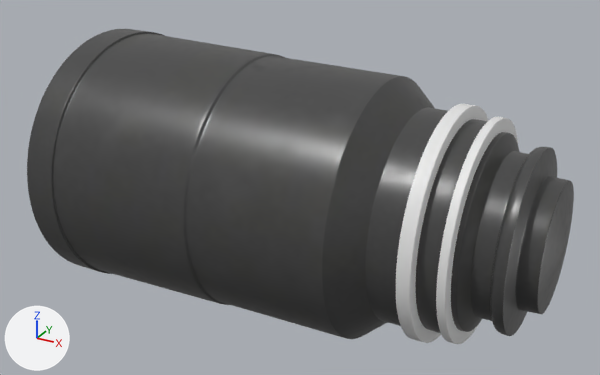
The FBX model Blender/Exports/lens_50mm.fbx, before and after one commit.
Rendered twice from a camera (50 mm lens) standing at (-0.966, -1.608, 0.554) and looking at (-1.846, -0.008, -0.246). The lights are fixed; the arrows at lower left show +X, +Y and +Z. Where no turn or scale is listed for an object, it has been applied to the vertices.

In view in the first picture: 'Lens', 'Wheel_1', 'Wheel_2'.
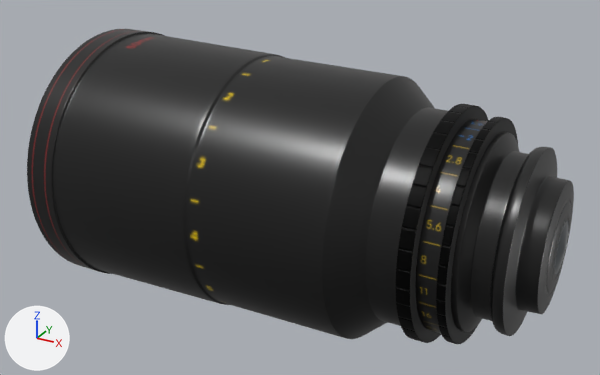
The newer file is also turned or shifted as a whole; pictures and numbers use the older file's frame.

Location of each change, (x1, y1, x2, y2) in pixels of the pictures (600 x 375 px):
```json
{"object": "Lens", "change": "surface changed", "before": [27, 29, 572, 338], "after": [27, 29, 572, 338], "on screen": "grey to black"}
{"object": "Wheel_1", "change": "surface changed", "before": [396, 104, 489, 343], "after": [396, 104, 489, 343], "on screen": "white to black"}
{"object": "Wheel_2", "change": "surface changed", "before": [436, 117, 518, 344], "after": [436, 117, 518, 344], "on screen": "white to black"}
```

Scene script edits in JSON lines:
```json
{"op": "add", "block": "img_wheel_mat_normal_png", "code": ["img_wheel_mat_normal_png = load_image('Wheel_mat_Normal.png', '../Textures/Wheel_mat/Wheel_mat_Normal.png', 2048, 2048, 'Non-Color')"]}
{"op": "add", "block": "img_wheel_mat_metallic_png", "code": ["img_wheel_mat_metallic_png = load_image('Wheel_mat_Metallic.png', '../Textures/Wheel_mat/Wheel_mat_Metallic.png', 2048, 2048, 'Non-Color')"]}
{"op": "add", "block": "img_wheel_mat_basecolor_png", "code": ["img_wheel_mat_basecolor_png = load_image('Wheel_mat_BaseColor.png', '../Textures/Wheel_mat/Wheel_mat_BaseColor.png', 2048, 2048, 'sRGB')"]}
{"op": "add", "block": "img_50mm_mat_roughness_png", "code": ["img_50mm_mat_roughness_png = load_image('50mm_mat_Roughness.png', '../Textures/50mm_mat/50mm_mat_Roughness.png', 2048, 2048, 'Non-Color')"]}
{"op": "add", "block": "img_50mm_mat_normal_png", "code": ["img_50mm_mat_normal_png = load_image('50mm_mat_Normal.png', '../Textures/50mm_mat/50mm_mat_Normal.png', 2048, 2048, 'Non-Color')"]}
{"op": "add", "block": "img_50mm_mat_basecolor_png", "code": ["img_50mm_mat_basecolor_png = load_image('50mm_mat_BaseColor.png', '../Textures/50mm_mat/50mm_mat_BaseColor.png', 2048, 2048, 'sRGB')"]}
{"op": "add", "block": "img_50mm_mat_metallic_png", "code": ["img_50mm_mat_metallic_png = load_image('50mm_mat_Metallic.png', '../Textures/50mm_mat/50mm_mat_Metallic.png', 2048, 2048, 'Non-Color')"]}
{"op": "add", "block": "mat_wheel_mat", "code": "n2 = _N.new('ShaderNodeTexImage'); n2.name = 'Image Texture'"}
{"op": "add", "block": "mat_wheel_mat", "code": "n2.image = img_wheel_mat_basecolor_png"}
{"op": "add", "block": "mat_wheel_mat", "code": "n3 = _N.new('ShaderNodeTexImage'); n3.name = 'Image Texture.002'"}
{"op": "add", "block": "mat_wheel_mat", "code": "n3.image = img_wheel_mat_metallic_png"}
{"op": "add", "block": "mat_wheel_mat", "code": "n4 = _N.new('ShaderNodeTexImage'); n4.name = 'Image Texture.003'"}
{"op": "add", "block": "mat_wheel_mat", "code": "n4.image = img_wheel_mat_normal_png"}
{"op": "add", "block": "mat_wheel_mat", "code": "n5 = _N.new('ShaderNodeNormalMap'); n5.name = 'Normal Map'"}
{"block": "mat_wheel_mat", "where": "n0 = _N.new('ShaderNodeBsdfPrincipled'); n0.name = 'Principled BSDF'"}
{"op": "add", "block": "mat_wheel_mat", "code": "_L.new(n2.outputs[0], n0.inputs[0])  # 'Color' to 'Base Color'"}
{"op": "add", "block": "mat_wheel_mat", "code": "_L.new(n3.outputs[0], n0.inputs[1])  # 'Color' to 'Metallic'"}
{"op": "add", "block": "mat_wheel_mat", "code": "_L.new(n4.outputs[0], n5.inputs[1])  # 'Color' to 'Color'"}
{"op": "add", "block": "mat_wheel_mat", "code": "_L.new(n5.outputs[0], n0.inputs[5])  # 'Normal' to 'Normal'"}
{"block": "mat_50mm_mat", "change": "nodes: BsdfPrincipled, Mapping x3, OutputMaterial, TexImage x3, UVMap x3"}
{"block": "mat_50mm_mat", "change": "uses the picture img_poliigon_plasticmolddryblast_7495_basecolor_jpg"}
{"block": "mat_50mm_mat", "change": "uses the picture img_poliigon_plasticmolddryblast_7495_metallic_jpg"}
{"block": "mat_50mm_mat", "change": "uses the picture img_poliigon_plasticmolddryblast_7495_roughness_jpg"}
{"block": "mat_50mm_mat", "change": "nodes: BsdfPrincipled, NormalMap, OutputMaterial, TexImage x4"}
{"block": "mat_50mm_mat", "change": "uses the picture img_50mm_mat_basecolor_png"}
{"block": "mat_50mm_mat", "change": "uses the picture img_50mm_mat_metallic_png"}
{"block": "mat_50mm_mat", "change": "uses the picture img_50mm_mat_normal_png"}
{"block": "mat_50mm_mat", "change": "uses the picture img_50mm_mat_roughness_png"}
```
